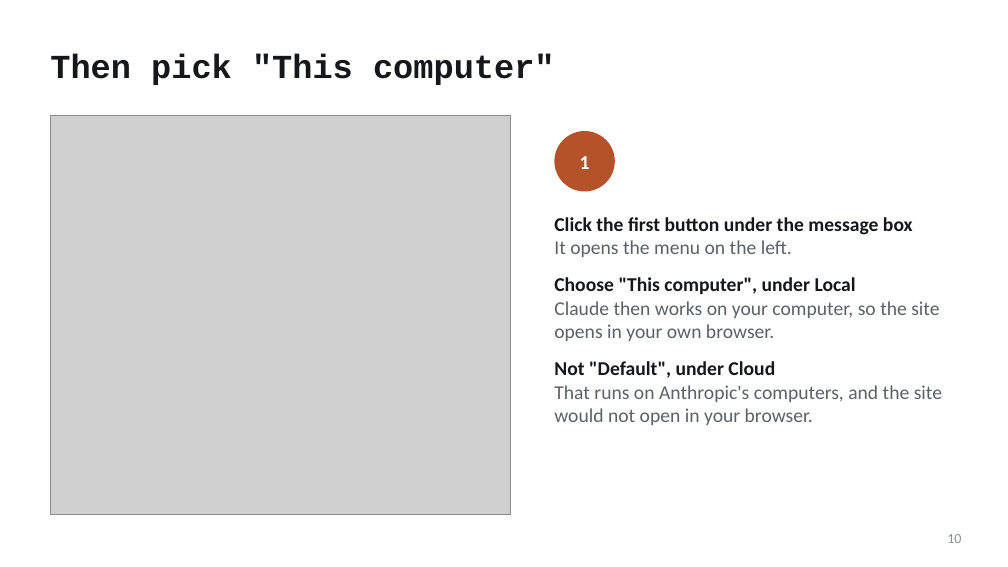
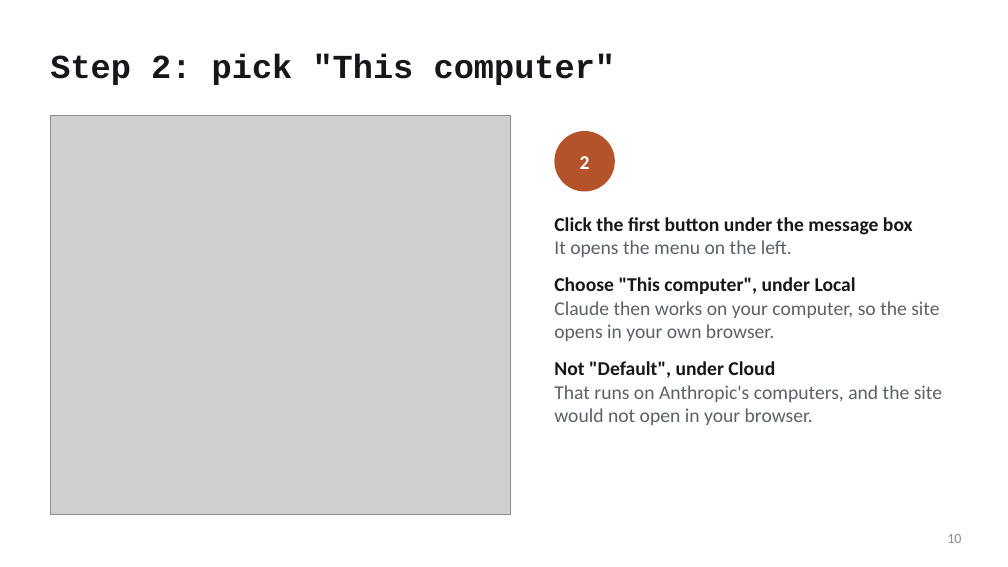
Before and after one commit to mfprado/acrylic-furniture, a slide deck: slide 10 of docs/contributing-guide.pptx. Drawn at 1008x567 pixels with LibreOffice and Linux fonts; fonts in the diff are those of the drawing; grey boxes stand for pictures. Boxes give left, top, right and bottom in pixels: in the first picture for what was removed or moved away, otherwise in the second. Text is boxed around its words. In the diff, an @@ line names an element or a change of style, - is before the commit and + after.

```diff
--- a/docs/contributing-guide.pptx
+++ b/docs/contributing-guide.pptx
@@ title at <box>50,54,616,85</box>: text changed @@
-Then pick "This computer"
+Step 2: pick "This computer"
@@ text in ellipse at <box>580,156,590,169</box>: text changed @@
-1
+2
```
Also in this commit, not shown: 4 other slides changed, 4 other files.
